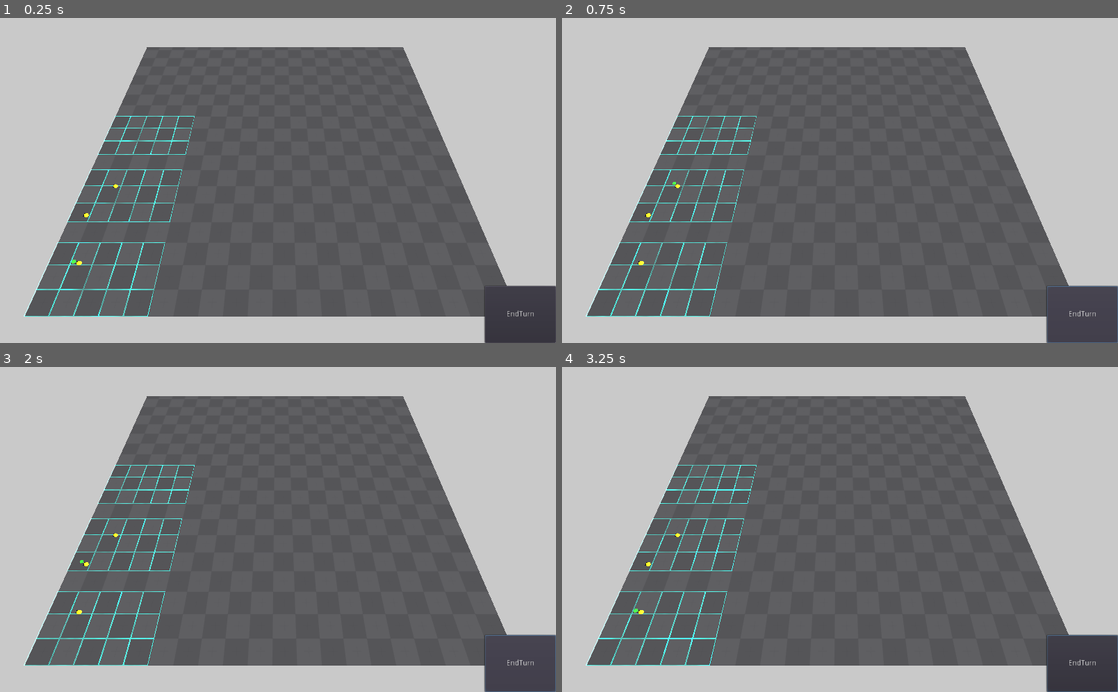
Above: before the commit, frames 1-4 (two rows, left to right).
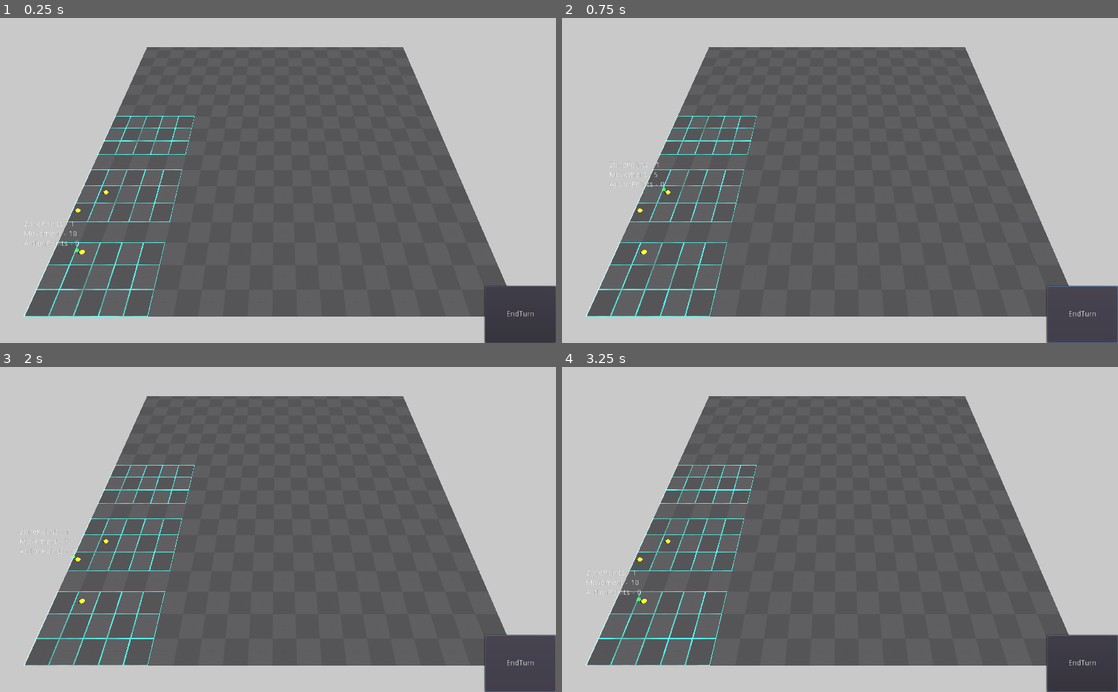
Above: after the commit, the same moments.

Repository: Rogotch/Desert
Game: Godot game, scene res://Resources/Scenes/3D/3dMap.tscn
Same seed, same stepped clock (60 frames per second), same inputs: the game is played once before the commit and once after it. The project has no main scene, so this scene is started directly.
Inputs (mouse positions are in pixels of both pictures, inside the frame that each line leads up to):
- Up to frame 1 (0.25 s): no input
- Up to frame 2 (0.75 s): click "EndTurn" at 0.5 s
- Up to frame 3 (2 s): click "EndTurn" at 1.25 s
- Up to frame 4 (3.25 s): click "EndTurn" at 2 s; move the mouse to (962, 513) at 2.77 s; click (962, 513) at 2.92 s

The runs differ from the first frame. In frame 1, 0.2% of the frame differs, in the area x 4-22%, y 51-77%; in frame 2, 0.1%; in frame 3, 0.1%; in frame 4, 0.2%.

Commit message:
Work on movement
Добавил передвижение и трату очков передвижения, а так же информацию о таковых у активного персонажа.

Diff:
--- a/Resources/Scenes/UI/FightUI.tscn
+++ b/Resources/Scenes/UI/FightUI.tscn
@@ -10,6 +10,8 @@
 __meta__ = {
 "_edit_use_anchors_": false
 }
+_UnitUI = NodePath("UnitInformation")
+UnitUIOffset = Vector2( -10, -10 )
 
 [node name="EndTurnButton" type="Button" parent="."]
 anchor_left = 1.0
@@ -23,4 +25,36 @@
 "_edit_use_anchors_": false
 }
 
+[node name="UnitInformation" type="Control" parent="."]
+mouse_filter = 2
+__meta__ = {
+"_edit_use_anchors_": false
+}
+
+[node name="Strings" type="VBoxContainer" parent="UnitInformation"]
+anchor_left = 1.0
+anchor_top = 1.0
+anchor_right = 1.0
+anchor_bottom = 1.0
+margin_left = -40.0
+margin_top = -50.0
+mouse_filter = 2
+__meta__ = {
+"_edit_use_anchors_": false
+}
+
+[node name="ZonePoints" type="Label" parent="UnitInformation/Strings"]
+margin_right = 40.0
+margin_bottom = 14.0
+
+[node name="Movement" type="Label" parent="UnitInformation/Strings"]
+margin_top = 18.0
+margin_right = 40.0
+margin_bottom = 32.0
+
+[node name="ActionPoints" type="Label" parent="UnitInformation/Strings"]
+margin_top = 36.0
+margin_right = 40.0
+margin_bottom = 50.0
+
 [connection signal="pressed" from="EndTurnButton" to="." method="NextTurn"]
--- a/Resources/Scripts/3DScripts/ArenaScript.gd
+++ b/Resources/Scripts/3DScripts/ArenaScript.gd
@@ -250,14 +250,23 @@
 	print("StartTrace - " + str(trace))
 	print("FinalTrace - " + str(newTrace))
 	print("Cost - " + str(Cost))
-
-	return Cost
+	print("GlobalPath - " + str(SetGlobalPath(newTrace)))
+	return {path = newTrace, cost = Cost}
 #	_Character.ZoneId
 #	_Character.movement
 #	_Character.zonePoints
 
 #	var cost = {movement = 0, zonePoints = 0}
 	pass
+
+func SetGlobalPath(mapPath):
+	var finalPath = []
+	for point in mapPath:
+		var pathPoint = gridMap.map_to_world(point.x, 0, point.y)
+		finalPath.append(pathPoint)
+	return finalPath
+	pass
+
 
 #Переворачиваем массив и заполняем его мировыми координатами
 #func SetPath(trace):
--- a/Resources/Scripts/3DScripts/Character.gd
+++ b/Resources/Scripts/3DScripts/Character.gd
@@ -2,9 +2,10 @@
 
 class_name Character
 
-export var speed : float
-export var MaxMovement : int
-export var ZoneCross : int
+export var speed           : float
+export var MaxMovement     : int
+export var ZoneCross       : int
+export var MaxActionPoints : int
 #export var gravity : float
 
 export var GridPath            : NodePath
@@ -32,14 +33,16 @@
 var ZoneId
 var velocity = Vector3.ZERO
 var target = null
-var Trace = []
+#var Trace = []
 var startY
 
+var freeMovement = false
 var movement
 var zonePoints
+var ActionPoints
 
 var path = []
-var path_ind = 0
+#var path_ind = 0
 
 var ActivePointID = null
 
@@ -50,8 +53,10 @@
 	yield(get_tree(), "idle_frame")
 	var V3Pos = Grid.world_to_map(transform.origin)
 	ZonePosition = Vector2(V3Pos.x, V3Pos.z)
+	_SetCharacterPosition()
 #	Arena.Grid[ZonePosition.x][ZonePosition.y].content = GridPoint.PLAYER
 	ZoneId = Arena.GetActualZoneId(ZonePosition)
+	transform.origin = Grid.map_to_world(ZonePosition.x, 0, ZonePosition.y)
 	print("ZoneId - " + str(ZoneId))
 #	print(str((Grid.world_to_map(transform.origin))))
 #	var newPosition = Grid.world_to_map(transform.origin) * Grid.cell_size + Grid.cell_size/2
@@ -60,42 +65,27 @@
 	pass # Replace with function body.
 
 func _physics_process(delta):
-	if path_ind < path.size() && movement > 0:
-#		if path.size() != 0:
-#			draw_path(path)
-		if path_ind != 0:
-			target = path[path_ind]
-		if target:
-			target.y = transform.origin.y
-			if target != transform.origin:
-				look_at(target, Vector3.UP)
-		var move_vec = (path[path_ind] - global_transform.origin)
-		if move_vec.length() < 0.5:
-			print("movement - " + str(movement))
-			path_ind += 1
-			movement -= 1
-#			draw_path(path)
-			if ActivePointID != null:
-				Arena.astar.set_point_disabled(ActivePointID, false)
-			ActivePointID = Arena.astar.get_closest_point(path[path_ind-1])
-			Arena.astar.set_point_disabled(ActivePointID, true)
-			if movement == 0:
-				path = []
-				print("EndMovement!")
-				Marker.visible = false
-			if path_ind == path.size():
-				print("EndPath!")
-				Marker.visible = false
-#		else:
+	if path.size() > 0 && (movement > 0 || freeMovement):
+		velocity = transform.origin.direction_to(path[0]) * speed
+		if transform.origin.distance_to(path[0]) > 1:
+			velocity = move_and_slide(velocity, Vector3.UP)
+		else:
+			_SetCharacterPosition()
+			transform.origin = path[0]
+			Arena.Grid[ZonePosition.x][ZonePosition.y].OnCellMove(self)
+			path.remove(0)
+#			print("Movement - " + str(movement))
+		pass
 #			move_and_slide(move_vec.normalized() * speed, Vector3.UP)
 	pass
 
-func move_to(target_pos):
-#	print("target_pos? - " + str(target_pos))
-	path = Arena._get_path(global_transform.origin, target_pos)
-#	print("path - " + str(path))
-	path_ind = 0
-pass
+func _SetCharacterPosition():
+#Смена принадлежности клетки
+	Arena.Grid[ZonePosition.x][ZonePosition.y].content = GridPoint.EMPTY
+	var V3Pos = Grid.world_to_map(transform.origin)
+	ZonePosition = Vector2(V3Pos.x, V3Pos.z)
+	Arena.Grid[ZonePosition.x][ZonePosition.y].content = GridPoint.CHARACTER
+	pass
 
 func draw_path(target_pos):
 	var path_array = Arena._get_path(global_transform.origin, target_pos)
@@ -130,6 +120,7 @@
 	Selecter.visible = true
 	movement = MaxMovement
 	zonePoints = ZoneCross
+	ActionPoints = MaxActionPoints
 	pass
 
 func EndTurn():
--- a/Resources/Scripts/3DScripts/StaticBodyScript.gd
+++ b/Resources/Scripts/3DScripts/StaticBodyScript.gd
@@ -23,7 +23,9 @@
 	if event is InputEventMouseButton && event.pressed:
 		var startPosition = FightSystem.SelectedCharacter.ZonePosition
 		var selectedPosition = Vector2(Grid.world_to_map(click_position).x, Grid.world_to_map(click_position).z)
-		Arena.CheckTrace(FightSystem.SelectedCharacter, selectedPosition)
+		var trace = Arena.CheckTrace(FightSystem.SelectedCharacter, selectedPosition)
+		var finalPath = Arena.SetGlobalPath(trace.path)
+		FightSystem.SelectedCharacter.path = finalPath
 #		print("Click!")
 #		Marker.transform.origin = Vector3(click_position.x, Marker.transform.origin.y, click_position.z)
 #		Marker.visible = true
--- a/Resources/Scripts/NodeScripts/GridPoint.gd
+++ b/Resources/Scripts/NodeScripts/GridPoint.gd
@@ -2,7 +2,7 @@
 
 class_name GridPoint, "res://Resources/Images/GUI/SimpleIcons/White/1x/target.png"
 
-enum {EMPTY = 0, PLAYER = 1, OBSTACLE = 2}
+enum {EMPTY = 0, CHARACTER = 1, OBSTACLE = 2}
 
 var step = null
 var content = EMPTY
@@ -37,5 +37,19 @@
 			else:
 #				Иначе верни результат в зависимости от того, достаточно ли у игрока очков передвижения и увеличь стоимость передвижения на 1
 				lastPointsCost.movement += 1
-				return (_character.movement > lastPointsCost.movement)
+				return (_character.movement >= lastPointsCost.movement)
 	pass
+
+func OnCellStart():
+	pass
+
+func OnCellEnd():
+	pass
+
+func OnCellMove(_Character):
+	if interZonePoint:
+		_Character.zonePoints -= 1
+	else:
+		if !_Character.freeMovement:
+			_Character.movement -= 1
+	pass
--- a/Resources/Scripts/README.gd
+++ b/Resources/Scripts/README.gd
@@ -1,9 +1,12 @@
 extends Node
 
 #
+#Надо запретить переходить на  угловые клетки, если на соседних есть препятствия
+#То есть, на (1, -1) нельзя перейти, если на (1. 0) или (0, -1) есть препятствия
+#Можно решить так - if abs(Direction.x) + abs(Direction.y) > 1 и дальше писать пропуск
 #
 #
-#
+#Надо запретить использовать междузонье для перехода в ту же зону, из которой персонаж и вышел
 #
 #	Создать скрипт с хранением разных кусков кода
 #		Катающаяся плашка при помощи AnimationPlayer:
--- a/Resources/Scripts/UIScripts/FightUI.gd
+++ b/Resources/Scripts/UIScripts/FightUI.gd
@@ -1,5 +1,12 @@
 extends Control
 
+export var _UnitUI : NodePath
+export var UnitUIOffset : Vector2
+onready var UnitUI = get_node(_UnitUI)
+onready var UnitStrings = UnitUI.get_node("Strings")
+onready var UnitZP = UnitUI.get_node("Strings/ZonePoints")
+onready var UnitMP = UnitUI.get_node("Strings/Movement")
+onready var UnitAP = UnitUI.get_node("Strings/ActionPoints")
 
 func _ready():
 	pass
@@ -7,3 +14,12 @@
 func NextTurn():
 	FightSystem.EndTurn()
 	pass
+
+func _physics_process(_delta):
+	if FightSystem.SelectedCharacter != null:
+		UnitStrings.rect_position = -UnitStrings.rect_size + UnitUIOffset
+		UnitUI.rect_position = get_viewport().get_camera().unproject_position(FightSystem.SelectedCharacter.transform.origin)
+		UnitZP.text = "ZonePoints - " + str(FightSystem.SelectedCharacter.zonePoints)
+		UnitMP.text = "Movement - " + str(FightSystem.SelectedCharacter.movement)
+		UnitAP.text = "ActionPoints - " + str(FightSystem.SelectedCharacter.ActionPoints)
+	pass
